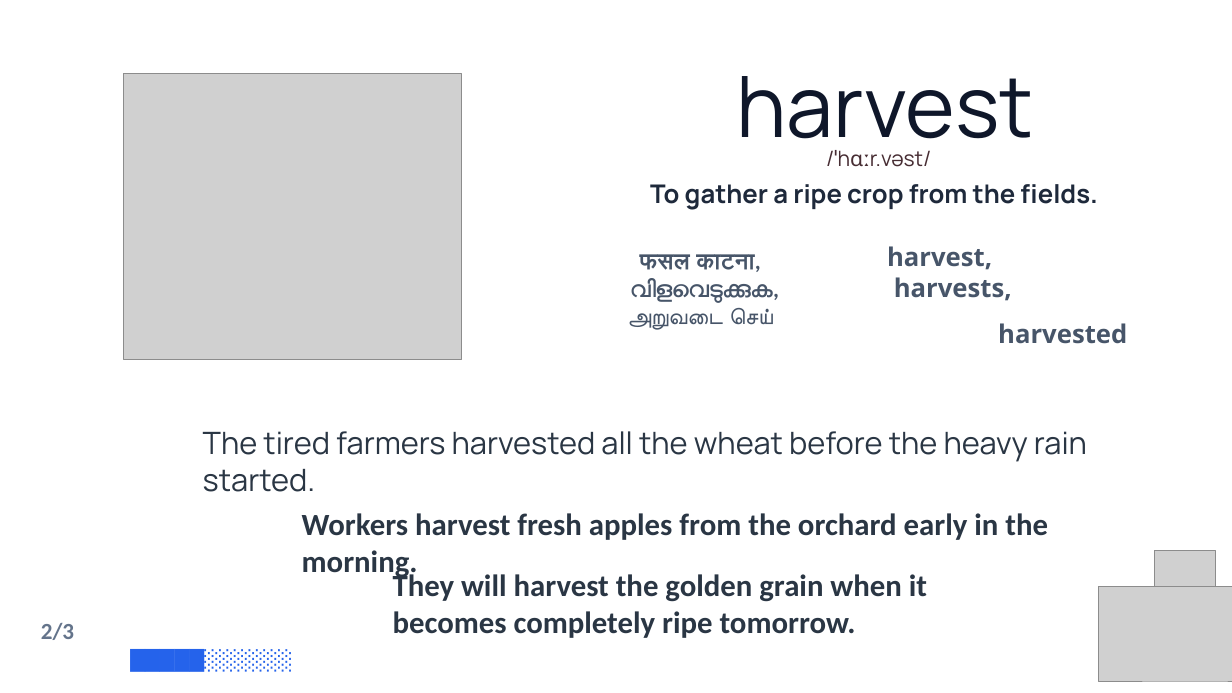
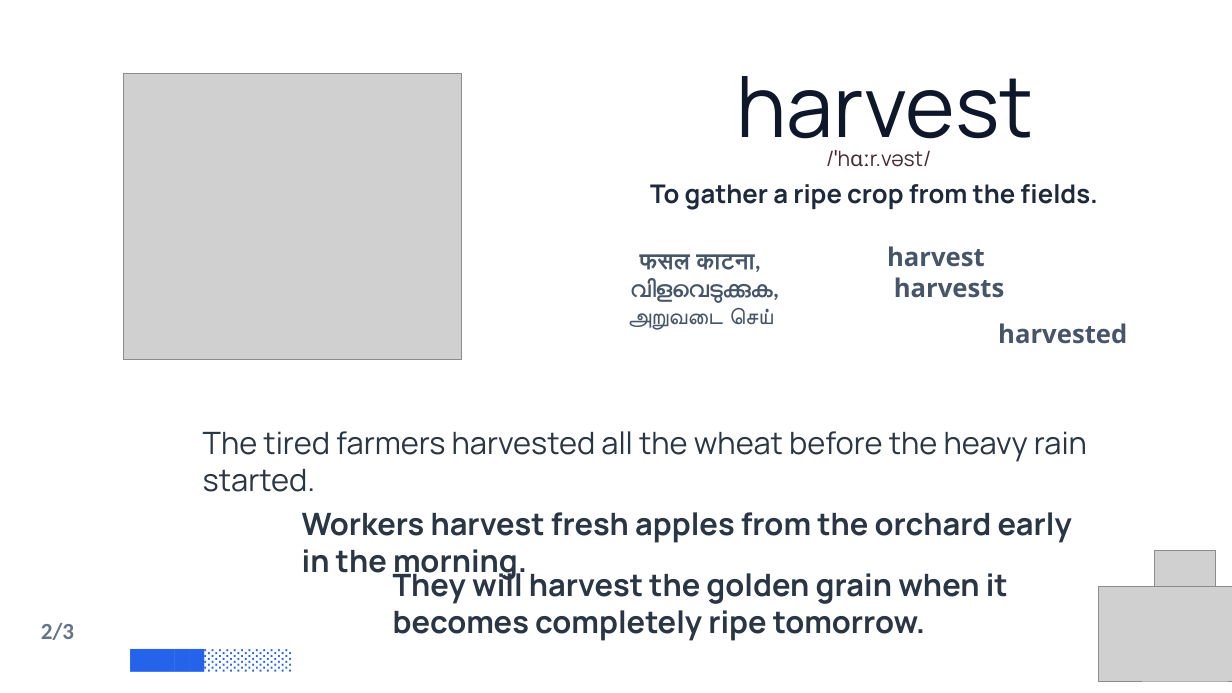
Before and after one commit to PrinceNR/AIVideoAutomation, a slide deck: slide 8 of output/test_builder.pptx. Drawn at 1232x693 pixels with LibreOffice and Linux fonts; fonts in the diff are those of the drawing; grey boxes stand for pictures; background and template pictures are left out. Boxes give left, top, right and bottom in pixels: in the first picture for what was removed or moved away, otherwise in the second. Text is boxed around its words. In the diff, an @@ line names an element or a change of style, - is before the commit and + after.

```diff
--- a/output/test_builder.pptx
+++ b/output/test_builder.pptx
@@ text at (887,246,1127,344): text changed @@
-harvest,
-harvests,
-harvested
+harvest
+harvests
+harvested
@@ text "Workers harvest fresh apples from ..." at (302,512,1072,580): font Calibri to Manrope @@
@@ text "They will harvest the golden ..." at (393,568,1008,641): font Calibri to Manrope @@
```
Also in this commit, not shown: 11 other slides changed, 17 other files.
